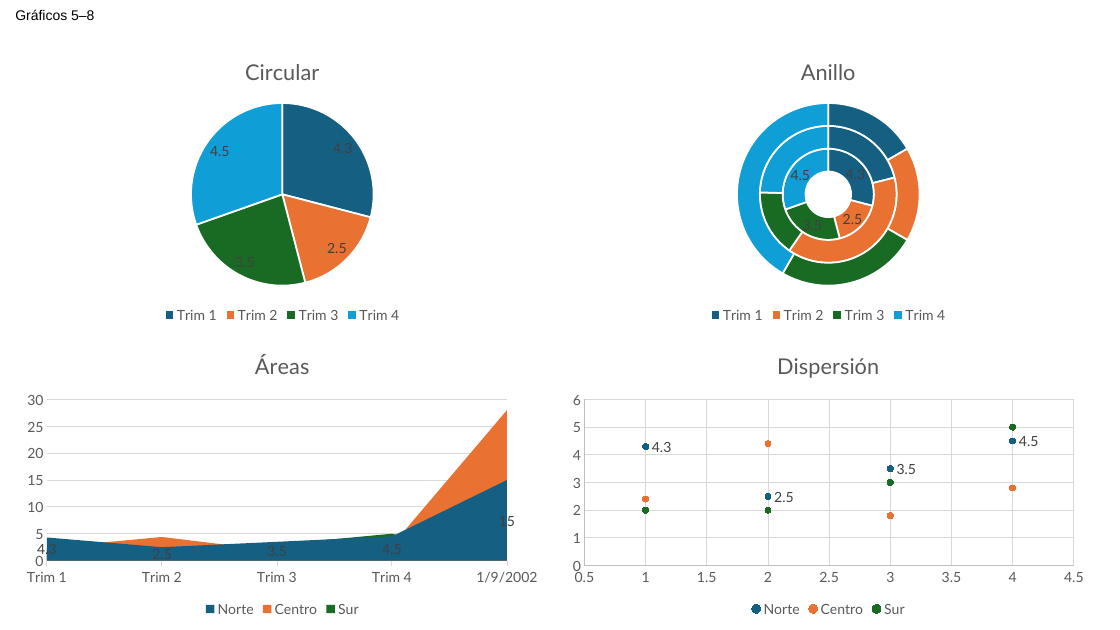
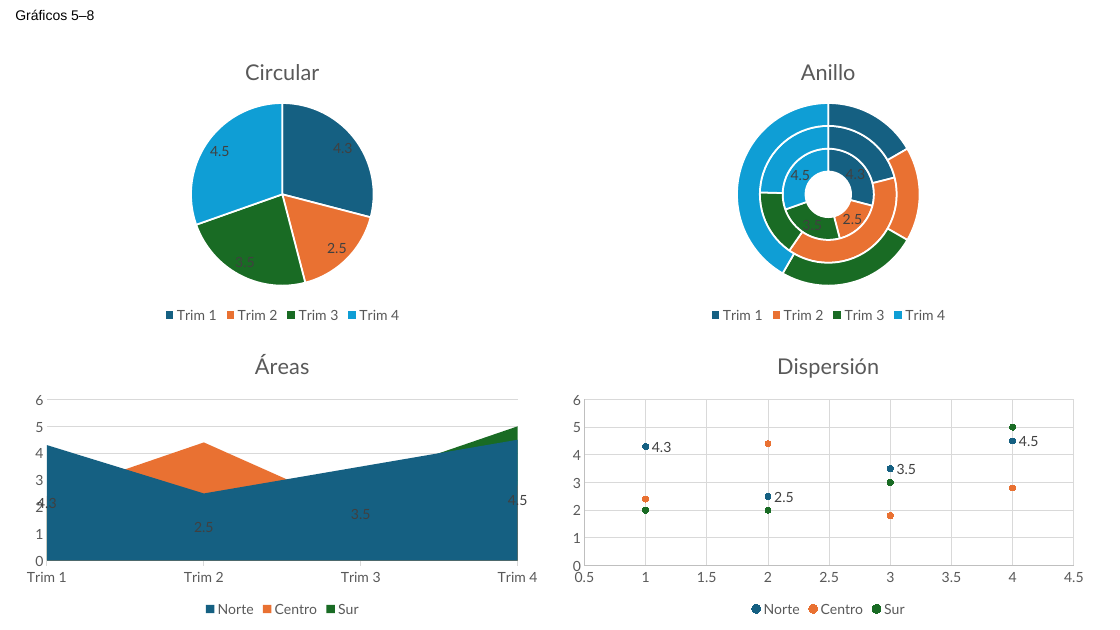
Before and after one commit to ChicoCarpio/MiniCookies-Home, a slide deck: slide 2 of comparar-pptx/corpus/12-graficos.pptx. Drawn at 1120x630 pixels with LibreOffice and Linux fonts; fonts in the diff are those of the drawing. Boxes give left, top, right and bottom in pixels: in the first picture for what was removed or moved away, otherwise in the second. Text is boxed around its words. In the diff, an @@ line names an element or a change of style, - is before the commit and + after.

```diff
--- a/comparar-pptx/corpus/12-graficos.pptx
+++ b/comparar-pptx/corpus/12-graficos.pptx
@@ area chart at [16, 336, 548, 621] @@
-categories: Trim 1, Trim 2, Trim 3, Trim 4, 1/9/2002
+categories: Trim 1, Trim 2, Trim 3, Trim 4
-Norte: 4.3, 2.5, 3.5, 4.5, 15
+Norte: 4.3, 2.5, 3.5, 4.5
-Centro: 2.4, 4.4, 1.8, 2.8, 28
+Centro: 2.4, 4.4, 1.8, 2.8
-Sur: 2, 2, 3, 5, -
+Sur: 2, 2, 3, 5
```
Also in this commit, not shown: 1 other slide changed, 14 other files.
